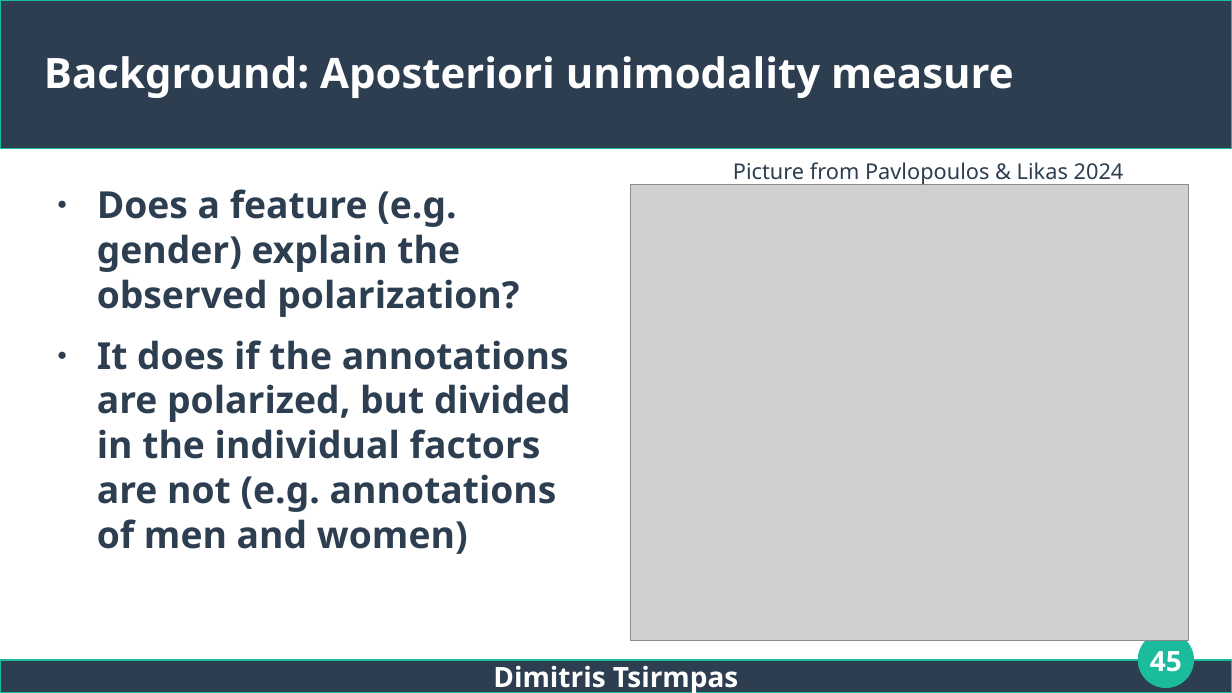
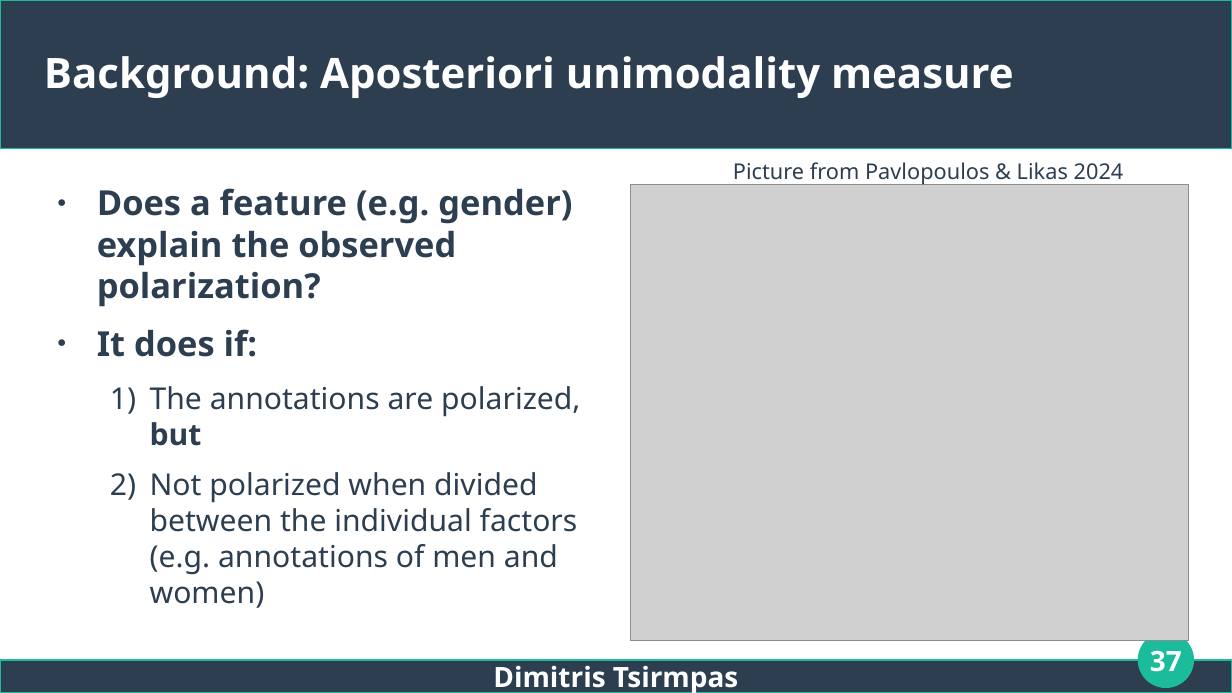
Before and after one commit to dimits-ts/llm_moderation_research, a slide deck: slide 37 of presentations/thesis.odp (slide 45 before the commit). Drawn at 1232x693 pixels with LibreOffice and Linux fonts; fonts in the diff are those of the drawing; grey boxes stand for pictures. Boxes give left, top, right and bottom in pixels: in the first picture for what was removed or moved away, otherwise in the second. Text is boxed around its words. In the diff, an @@ line names an element or a change of style, - is before the commit and + after.

```diff
--- a/presentations/thesis.odp
+++ b/presentations/thesis.odp
@@ text at (x1=97, y1=188, x2=572, y2=307): size 24 to 22.2 pt in "Does a feature (e.g. gender) explain the ..." @@
@@ text at (x1=97, y1=329, x2=580, y2=608): text changed; size 24 to 19.4 pt; bold off @@
-● It does if the annotations are polarized, but divided in the individual factors are not (e.g. annotations of men and women)
+● It does if:
+  1) The annotations are polarized, but
+  2) Not polarized when divided between the individual factors (e.g. annotations of men and women)
@@ page number at (x1=1150, y1=650, x2=1182, y2=672): text changed @@
-45
+37
```
Also in this commit, not shown: 15 other slides changed, 4 slides added, 1 slide removed.
